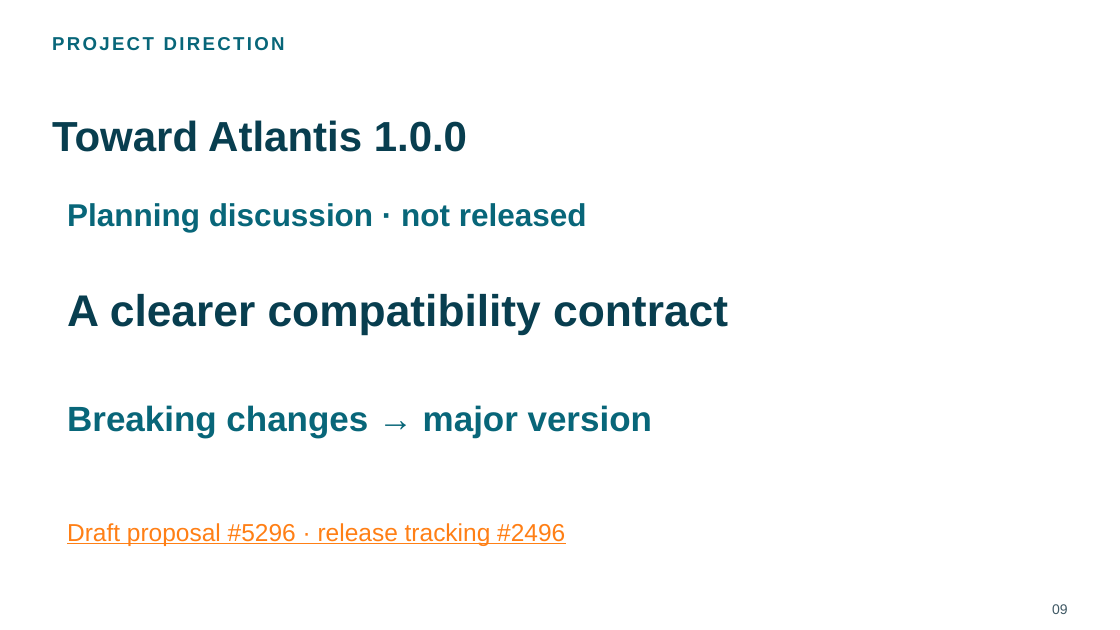
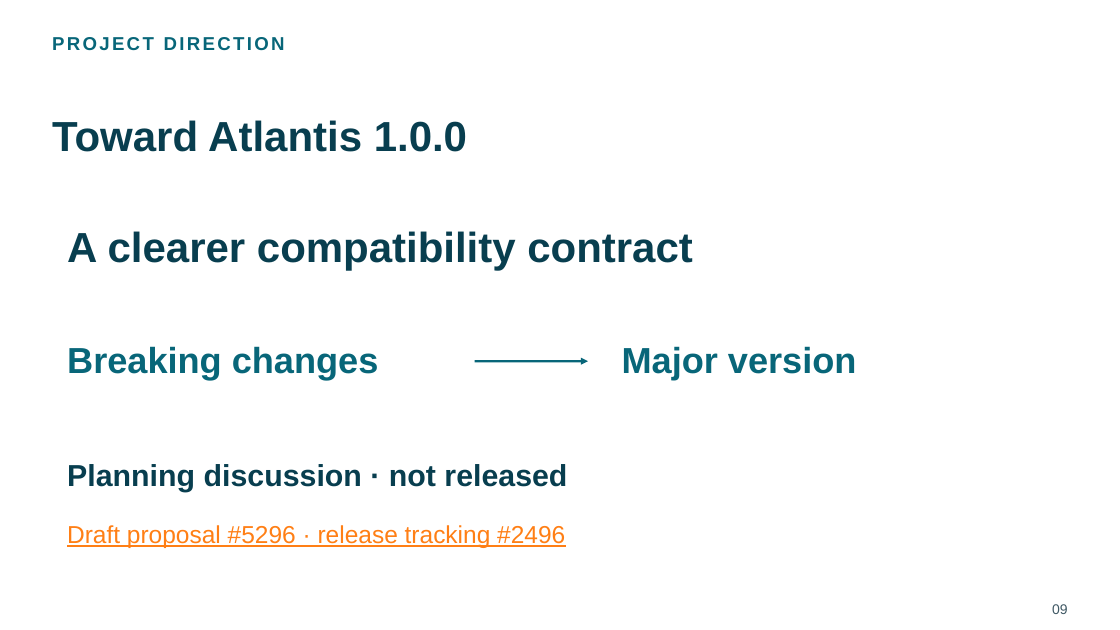
Before and after one commit to chenrui333/atlantis-talk, a slide deck: slide 9 of talks/kubecon-china-2026-atlantis-lightning/slides.pptx. Drawn at 1120x630 pixels with LibreOffice and Linux fonts; fonts in the diff are those of the drawing; background and template pictures are left out. Boxes give left, top, right and bottom in pixels: in the first picture for what was removed or moved away, otherwise in the second. Text is boxed around its words. In the diff, an @@ line names an element or a change of style, - is before the commit and + after.

```diff
--- a/talks/kubecon-china-2026-atlantis-lightning/slides.pptx
+++ b/talks/kubecon-china-2026-atlantis-lightning/slides.pptx
@@ text "A clearer compatibility contract": place and size @@
-text "A clearer compatibility contract" at box(67, 294, 728, 334)
+text "A clearer compatibility contract" at box(67, 231, 693, 271)
@@ text "A clearer compatibility contract" at box(67, 231, 693, 271): size 38 to 36 pt @@
@@ text at box(67, 346, 379, 380): text changed; size 30 to 31 pt @@
-Breaking changes → major version
+Breaking changes
@@ text added at box(622, 346, 857, 380), 31 pt, text #086679, bold @@
+Major version
@@ arrow added from (475, 361) to (588, 361), #086679 2 pt @@
@@ text "Planning discussion · not released": place and size @@
-text "Planning discussion · not released" at box(67, 203, 587, 232)
+text "Planning discussion · not released" at box(67, 464, 567, 492)
@@ text "Planning discussion · not released" at box(67, 464, 567, 492): size 27 to 26 pt, text colour #086679 to #083E4F @@
```
Also in this commit, not shown: 8 other slides changed, 19 other files.
